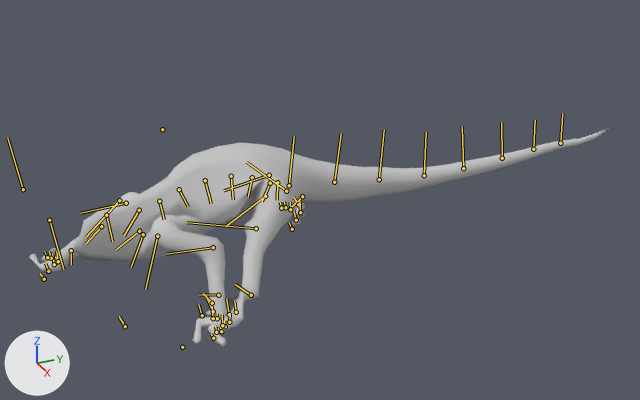
One commit to the FBX model projetJam/Assets/Mesh/BodyWalk_NoFruit.FBX: the scene before it, then after it.
The view is the same before and after, from a 50 mm lens placed at (346.0, -94.0, 200.0), pointed at (1.0, 61.0, 27.0). Lighting does not change. The marker at lower left points along +X, +Y and +Z. Both versions are drawn at frame 26 of the action 'Take 001'; the numbers are the values there. The bones that bend it are drawn over the model as lines.

Objects in the first picture: 'lizard_body'.
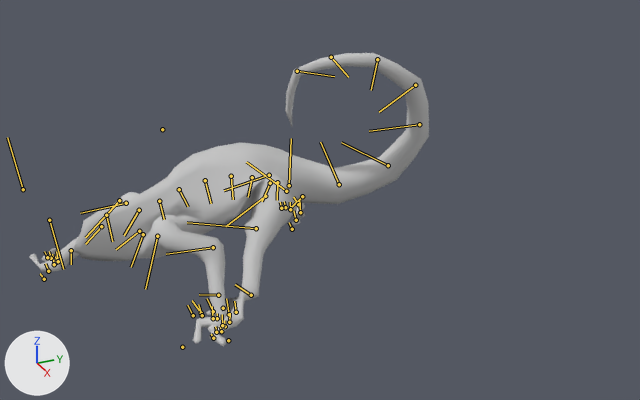
What differs and where, as boxes (x1, y1, x2, y2) in the pictures (640 x 400 px):
'lizard_body', posed (31% narrower, 34% taller)
    before: (29, 128, 609, 347)
    after: (29, 53, 429, 347)
bone 'LizardTail1', root to tip
    before: (289, 185) to (294, 136)
    after: (289, 185) to (291, 138)
bone 'LizardTail2', root to tip
    before: (334, 182) to (341, 133)
    after: (339, 184) to (320, 142)
bone 'LizardTail3', root to tip
    before: (379, 179) to (384, 129)
    after: (388, 165) to (341, 142)
bone 'LizardTail4', root to tip
    before: (424, 175) to (426, 132)
    after: (419, 124) to (369, 131)
bone 'LizardTail5', root to tip
    before: (463, 168) to (462, 126)
    after: (415, 85) to (379, 112)
bone 'LizardTail6', root to tip
    before: (502, 158) to (501, 122)
    after: (377, 59) to (371, 90)
bone 'LizardTail7', root to tip
    before: (533, 149) to (535, 120)
    after: (331, 57) to (348, 77)
bone 'LizardTail8', root to tip
    before: (560, 143) to (562, 113)
    after: (297, 71) to (334, 76)

The change, as a diff of the scene's bpy script:
```diff
--- a/projetJam/Assets/Mesh/BodyWalk_NoFruit.FBX.py
+++ b/projetJam/Assets/Mesh/BodyWalk_NoFruit.FBX.py
@@ bone_lizardtail1 @@
 bone_lizardtail1 = bpy.data.objects['Armature'].pose.bones['LizardTail1']  # child of 'LizardPelvis'
-bone_lizardtail1.rotation_quaternion = (1.0, 0.0, -0.002, 0.016)  # degrees (0, 0, 2)
+bone_lizardtail1.rotation_quaternion = (0.988, 0.045, -0.139, 0.055)  # degrees (4, -16, 6)
@@ bone_lizardtail2 @@
 bone_lizardtail2 = bpy.data.objects['Armature'].pose.bones['LizardTail2']  # child of 'LizardTail1'
-bone_lizardtail2.rotation_quaternion = (1.0, 0.0, -0.002, 0.016)  # degrees (0, 0, 2)
+bone_lizardtail2.rotation_quaternion = (0.971, 0.021, -0.028, 0.235)  # degrees (2, -4, 27)
@@ bone_lizardtail3 @@
 bone_lizardtail3 = bpy.data.objects['Armature'].pose.bones['LizardTail3']  # child of 'LizardTail2'
-bone_lizardtail3.rotation_quaternion = (0.993, 0.002, 0.001, -0.115)  # degrees (0, 0, -13)
+bone_lizardtail3.rotation_quaternion = (0.979, 0.021, -0.054, 0.194)  # degrees (1, -7, 22)
@@ bone_lizardtail4 @@
 bone_lizardtail4 = bpy.data.objects['Armature'].pose.bones['LizardTail4']  # child of 'LizardTail3'
-bone_lizardtail4.rotation_quaternion = (0.992, -0.001, 0.001, -0.13)  # degrees (0, 0, -15)
+bone_lizardtail4.rotation_quaternion = (0.982, -0.006, -0.058, 0.178)  # degrees (-2, -6, 21)
@@ bone_lizardtail5 @@
 bone_lizardtail5 = bpy.data.objects['Armature'].pose.bones['LizardTail5']  # child of 'LizardTail4'
-bone_lizardtail5.rotation_quaternion = (0.996, 0.003, 0.002, -0.093)  # degrees (0, 0, -11)
+bone_lizardtail5.rotation_quaternion = (0.975, -0.033, -0.054, 0.212)  # degrees (-5, -5, 25)
@@ bone_lizardtail6 @@
 bone_lizardtail6 = bpy.data.objects['Armature'].pose.bones['LizardTail6']  # child of 'LizardTail5'
-bone_lizardtail6.rotation_quaternion = (0.997, 0.003, -0.001, -0.074)  # degrees (0, 0, -8)
+bone_lizardtail6.rotation_quaternion = (0.971, -0.054, -0.023, 0.23)  # degrees (-7, -1, 27)
@@ bone_lizardtail7 @@
 bone_lizardtail7 = bpy.data.objects['Armature'].pose.bones['LizardTail7']  # child of 'LizardTail6'
-bone_lizardtail7.rotation_quaternion = (0.996, -0.006, -0.003, -0.094)  # degrees (-1, 0, -11)
+bone_lizardtail7.rotation_quaternion = (0.976, -0.043, 0.011, 0.212)  # degrees (-5, 2, 24)
@@ bone_lizardtail8 @@
 bone_lizardtail8 = bpy.data.objects['Armature'].pose.bones['LizardTail8']  # child of 'LizardTail7'
-bone_lizardtail8.rotation_quaternion = (0.996, -0.003, -0.003, -0.085)  # degrees (0, 0, -10)
+bone_lizardtail8.rotation_quaternion = (0.928, 0.085, -0.114, 0.344)  # degrees (5, -16, 40)
```
